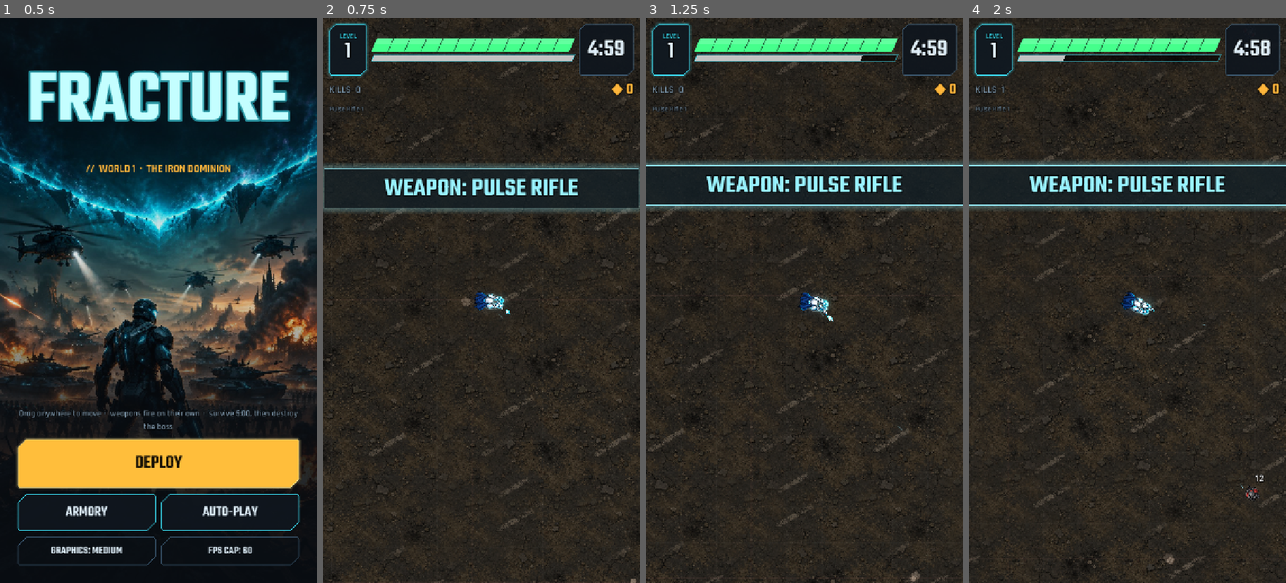
Above: before the commit, frames 1-4 (left to right).
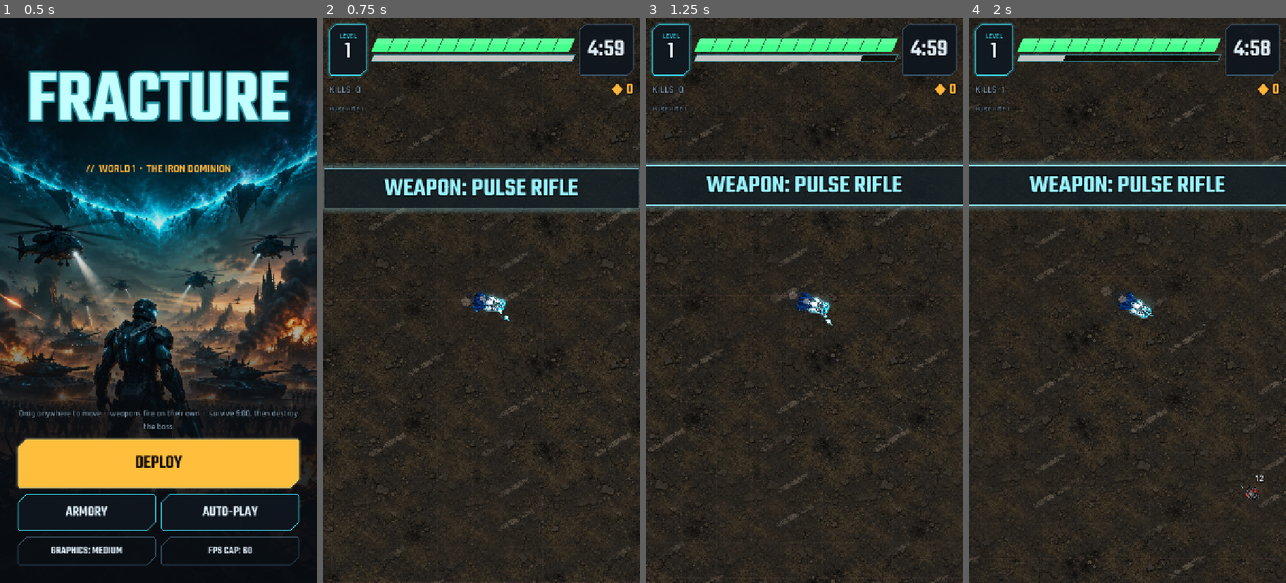
Above: after the commit, the same moments.

Repository: sachinpant3572/privateRepo
Game: Godot game, scene res://main.tscn
Same seed, same stepped clock (60 frames per second), same inputs: the game is played once before the commit and once after it.
Inputs (mouse positions are in pixels of both pictures, inside the frame that each line leads up to):
- Up to frame 1 (0.5 s): no input
- Up to frame 2 (0.75 s): click "AUTO-PLAY" at 0.5 s
- Up to frame 3 (1.25 s): no input
- Up to frame 4 (2 s): move the mouse to (1197, 272) at 1.27 s; hold Right (ui_right) from 1.28 s (still down); click (1197, 272) at 1.42 s

Frame 1 is identical in both runs. In frame 2, 0.3% of the frame differs, in the area x 46-99%, y 48-100%; in frame 3, 0.3%; in frame 4, 0.4%, in the area x 41-65%, y 47-97%.

Commit message:
Prototype: hero motion you can see on a phone; effects placed in world space
From the playtest: the hero looked like a static pointer.
- The hero turns toward its direction (14 rad/s) instead of snapping.
- A ground shadow toward the bottom-right that drifts and shrinks as the
  hero pops up on each step.
- A stride sized for the screen: shoulders swing in opposite directions
  like arms, a waddle, a step bounce, a slight stretch along the run, the
  gun bobbing on top of its aim, and a cape-like shear of the body; a
  faint motion trail at full speed. Clear breathing and a slow look-around
  when standing still.
- Fix: effect sprites (dust, afterimages, impact stars, rings) were given
  a global position before joining the world, so they landed offset by
  the camera. They now use world coordinates like the rest of the game.

Co-Authored-By: Claude Opus 5.5 <noreply@anthropic.com>
Claude-Session: https://claude.ai/code/session_01B6B1RY3KmdTeNszVusdmWc

Diff:
--- a/games/prototype/game.gd
+++ b/games/prototype/game.gd
@@ -1024,7 +1024,7 @@
 		hp = minf(max_hp, hp + heal)
 	ls_on = laststand > 0 and hp < max_hp * 0.35
 	hero.position = player
-	hero.rotation = facing.angle()
+	hero.face(facing.angle(), dt)
 	hero.move(move_vec, dash_t > 0.0)
 	hero.aim((_target() - player).angle() if _has_target() else facing.angle())
 	hero.modulate.a = 0.35 if invuln > 0.0 and int(t * 20.0) % 2 == 0 else 1.0
--- a/games/prototype/hero.gd
+++ b/games/prototype/hero.gd
@@ -29,6 +29,13 @@
 const HAND_PX := 54.0
 const AIM_LIMIT := 1.1  # How far the weapon turns from the body (radians).
 const FX_CAP := 28  # Most world effect sprites alive at once.
+const TURN_SPEED := 14.0  # Radians per second; the hero turns, it doesn't snap.
+const SHADOW_OFFSET := Vector2(7, 10)  # Screen pixels, light from the top-left.
+# Running, in body-texture pixels (the body is drawn at SIZE / TEX, about half).
+const STRIDE_SWAY := 9.0
+const STRIDE_SWING := 7.0  # Shoulders swing forward and back like arms.
+const STRIDE_WADDLE := 0.11
+const STRIDE_BOUNCE := 0.08
 # Recoil kick (0..1) and muzzle flash per weapon; "" = no flash.
 const RECOIL := {
 	"rifle": [0.35, "muzzle_plasma"], "scatter": [1.0, "muzzle"], "rail": [1.0, "muzzle_plasma"],
@@ -37,6 +44,7 @@
 	"sentry": [0.3, ""], "airstrike": [0.25, ""],
 }
 
+var shadow: Sprite2D
 var rig: Node2D  # Everything below; animated as one figure.
 var body: Sprite2D
 var back: Sprite2D
@@ -73,6 +81,8 @@
 var ghost_t := 0.0
 var dust_t := 0.0
 var back_kick := 0.0
+var trail_t := 0.0
+var lift := 0.0  # 0 on the ground .. 1 at the top of a stride.
 var dead := false
 var fx_alive := 0
 var fx_tex := {}  # Effect textures by name, loaded once.
@@ -80,6 +90,8 @@
 
 func setup(costume: Texture2D, glow_tex: Texture2D, ring: Texture2D) -> void:
 	scale = Vector2.ONE * SIZE / TEX
+	shadow = _layer(self, glow_tex, Vector2.ZERO, 120.0)
+	shadow.modulate = Color(0.0, 0.0, 0.0, 0.42)
 	aura = _layer(self, glow_tex, Vector2.ZERO, 150.0)
 	var add := CanvasItemMaterial.new()
 	add.blend_mode = CanvasItemMaterial.BLEND_MODE_ADD
@@ -205,6 +217,11 @@
 
 # --- Animation hooks (called by the game) -----------------------------------
 
+## Every frame: turn toward the movement direction (world angle).
+func face(world_angle: float, dt: float) -> void:
+	rotation = rotate_toward(rotation, world_angle, TURN_SPEED * dt)
+
+
 ## Every frame: how fast the hero moves (move vector, length 0..1).
 func move(move_vec: Vector2, dashing: bool) -> void:
 	speed_frac = move_vec.length()
@@ -216,7 +233,7 @@
 		dust_t -= get_process_delta_time()
 		if dust_t <= 0.0:
 			dust_t = 0.16
-			var feet := global_position - Vector2.from_angle(rotation) * 18.0
+			var feet := position - Vector2.from_angle(rotation) * 18.0
 			_fx_world("dust_puff", feet + Vector2(randf_range(-6, 6), randf_range(-6, 6)), 0.45, 14.0, 30.0, randf() * TAU, Color(1, 1, 1, 0.7))
 
 
@@ -254,7 +271,7 @@
 			_pulse(hand, 1.25, 0.22)  # Deploy gesture.
 		"airstrike":
 			_pulse(hand, 1.2, 0.3)
-			_fx_world("spark_star", hand.global_position, 0.25, 6.0, 18.0, 0.0, Color(1.0, 0.4, 0.3))
+			_fx_world("spark_star", get_parent().to_local(hand.global_position), 0.25, 6.0, 18.0, 0.0, Color(1.0, 0.4, 0.3))
 
 
 ## Phase Dash: stretch along the dash, speed streak and afterimages.
@@ -262,7 +279,7 @@
 	dash_t = 0.2
 	ghost_t = 0.0
 	squash = Vector2(1.45, 0.7)
-	_fx_world("dash_streak", global_position, 0.3, 70.0, 110.0, world_angle, Color(0.7, 0.95, 1.0, 0.9))
+	_fx_world("dash_streak", position, 0.3, 70.0, 110.0, world_angle, Color(0.7, 0.95, 1.0, 0.9))
 
 
 ## Shockwave Stomp: crouch, slam, and a ground ring.
@@ -271,9 +288,9 @@
 	var tw := rig.create_tween()
 	tw.tween_property(self, "squash", Vector2(1.25, 1.25), 0.08)
 	tw.tween_property(self, "squash", Vector2.ONE, 0.2)
-	_fx_world("shock_ring", global_position, 0.4, 20.0, radius * 2.0, 0.0, Color(0.7, 0.95, 1.0, 0.9))
+	_fx_world("shock_ring", position, 0.4, 20.0, radius * 2.0, 0.0, Color(0.7, 0.95, 1.0, 0.9))
 	for k in 5:
-		var at := global_position + Vector2.from_angle(TAU * k / 5.0) * 26.0
+		var at := position + Vector2.from_angle(TAU * k / 5.0) * 26.0
 		_fx_world("dust_puff", at, 0.5, 18.0, 40.0, randf() * TAU, Color(1, 1, 1, 0.8))
 
 
@@ -282,13 +299,13 @@
 	glow = minf(1.0, 0.4 + strength * 0.3)
 	glow_color = color
 	squash = Vector2.ONE * (1.0 + 0.12 * minf(strength, 2.0))
-	_fx_world("power_burst", global_position, 0.35 + 0.15 * strength, 30.0, 90.0 + 60.0 * minf(strength, 2.0), randf() * TAU, color.lightened(0.3), true)
+	_fx_world("power_burst", position, 0.35 + 0.15 * strength, 30.0, 90.0 + 60.0 * minf(strength, 2.0), randf() * TAU, color.lightened(0.3), true)
 
 
 func hurt() -> void:
 	flinch = 1.0
 	squash = Vector2(0.88, 1.1)
-	_fx_world("spark_star", global_position + Vector2(randf_range(-10, 10), randf_range(-10, 10)), 0.2, 10.0, 26.0, randf() * TAU, Color(1.0, 0.5, 0.4))
+	_fx_world("spark_star", position + Vector2(randf_range(-10, 10), randf_range(-10, 10)), 0.2, 10.0, 26.0, randf() * TAU, Color(1.0, 0.5, 0.4))
 
 
 func dodge() -> void:
@@ -297,11 +314,11 @@
 
 func shield_hit() -> void:
 	_pulse(bubble, 1.35, 0.25)
-	_fx_world("spark_electric", global_position, 0.25, 30.0, 60.0, randf() * TAU, Color(0.6, 0.9, 1.0))
+	_fx_world("spark_electric", position, 0.25, 30.0, 60.0, randf() * TAU, Color(0.6, 0.9, 1.0))
 
 
 func heal() -> void:
-	_fx_world("heal_glow", global_position, 0.6, 30.0, 70.0, 0.0, Color(1, 1, 1, 0.9), true)
+	_fx_world("heal_glow", position, 0.6, 30.0, 70.0, 0.0, Color(1, 1, 1, 0.9), true)
 
 
 func die() -> void:
@@ -310,6 +327,7 @@
 	tw.tween_property(rig, "rotation", rig.rotation + TAU * 1.5, 0.7).set_ease(Tween.EASE_OUT)
 	tw.tween_property(rig, "scale", Vector2.ONE * 0.55, 0.7)
 	tw.tween_property(rig, "modulate", Color(0.45, 0.45, 0.5, 0.8), 0.7)
+	body.skew = 0.0
 
 
 func revive(effects: bool = true) -> void:
@@ -334,16 +352,44 @@
 func _process(delta: float) -> void:
 	t += delta
 	if not dead:
-		# Walk cycle: a side sway and a step bounce, faster when moving fast.
-		step += delta * (6.0 + 8.0 * speed_frac)
-		var sway := sin(step) * 3.0 * speed_frac
-		var bounce := 1.0 + 0.045 * absf(sin(step)) * speed_frac
-		var breathe := 1.0 + 0.02 * sin(t * 2.4) * (1.0 - speed_frac)
+		# Stride: one full cycle is two steps. Faster when moving fast.
+		step += delta * (8.0 + 7.0 * speed_frac)
+		var run := speed_frac
+		var idle := 1.0 - speed_frac
+		var stride := sin(step)
+		lift = absf(stride) * run
+		var bounce := 1.0 + STRIDE_BOUNCE * lift
+		var breathe := 1.0 + 0.035 * sin(t * 2.6) * idle
 		squash = squash.lerp(Vector2.ONE, minf(1.0, delta * 9.0))
-		rig.scale = Vector2(bounce * breathe, breathe / bounce) * squash
-		rig.position = Vector2(-recoil * 6.0, sway)
-		rig.rotation = lean
-		hand_pivot.rotation = lerp_angle(hand_pivot.rotation, aim_angle, minf(1.0, delta * 14.0))
+		# Running stretches slightly along the run and pops up on each step.
+		rig.scale = Vector2(bounce * breathe * (1.0 + 0.05 * run), breathe * bounce * (1.0 - 0.03 * run)) * squash
+		rig.position = Vector2(-recoil * 8.0, stride * STRIDE_SWAY * run)
+		# A waddle with each step, the lean into turns, and a slow look-around when still.
+		rig.rotation = lean + stride * STRIDE_WADDLE * run + sin(t * 0.9) * 0.07 * idle
+		# Shoulders swing in opposite directions, like arms pumping.
+		for k in shoulders.size():
+			var s: Sprite2D = shoulders[k]
+			s.position.x = SHOULDER.x + stride * STRIDE_SWING * run * (1.0 if k == 0 else -1.0)
+		helmet.position = HEAD + Vector2(stride * 2.0 * run, 0.0)
+		# The body shears a little, like a cape catching the air.
+		body.skew = stride * 0.12 * run + sin(t * 3.0) * 0.03 * idle
+		# The weapon bobs with the stride on top of its aim.
+		var gun_bob := cos(step) * 0.14 * run
+		hand_pivot.rotation = lerp_angle(hand_pivot.rotation, aim_angle + gun_bob, minf(1.0, delta * 14.0))
+		hand_pivot.position = HAND_PIVOT + Vector2(-absf(cos(step)) * 3.0 * run, 0.0)
+		# A faint motion trail at full speed.
+		if run > 0.85:
+			trail_t -= delta
+			if trail_t <= 0.0:
+				trail_t = 0.07
+				_ghost(Color(0.6, 0.9, 1.0, 0.22), Vector2.ZERO)
+	# The shadow stays toward the bottom-right in screen space and drifts out
+	# and shrinks a little as the hero pops up on each step.
+	var off := (SHADOW_OFFSET * (1.0 + 0.6 * lift)) / scale.x
+	shadow.position = off.rotated(-rotation)
+	var sh := 120.0 / shadow.texture.get_width() * (1.0 - 0.12 * lift)
+	shadow.scale = Vector2(sh, sh * 0.8)
+	shadow.rotation = -rotation
 	recoil = maxf(0.0, recoil - delta * 6.0)
 	jitter = maxf(0.0, jitter - delta * 3.0)
 	hand.position = Vector2(HAND_REACH - recoil * 14.0, 0.0) + Vector2(randf_range(-1, 1), randf_range(-1, 1)) * 3.0 * jitter
@@ -430,10 +476,11 @@
 		return
 	var g := Sprite2D.new()
 	g.texture = body.texture
-	g.global_position = global_position + offset
-	g.rotation = rotation
+	g.modulate = color
+	# Same parent as the hero, so the hero's own transform places it.
+	g.position = position + offset
+	g.rotation = rotation + rig.rotation
 	g.scale = scale * rig.scale
-	g.modulate = color
 	get_parent().add_child(g)
 	get_parent().move_child(g, get_index())
 	_track(g, 0.25)
@@ -442,7 +489,8 @@
 
 
 ## A one-shot effect sprite in the world: it grows from size0 to size1 pixels
-## and fades out. behind = drawn under the hero.
+## and fades out. `at` is in world coordinates (the hero's parent), like the
+## game's positions. behind = drawn under the hero.
 func _fx_world(fx_name: String, at: Vector2, life: float, size0: float, size1: float, rot: float, color: Color, behind: bool = false) -> void:
 	if fx_alive >= FX_CAP or get_parent() == null:
 		return
@@ -451,11 +499,11 @@
 		return
 	var s := Sprite2D.new()
 	s.texture = tex
-	s.global_position = at
-	s.rotation = rot
 	s.modulate = color
 	var w := float(tex.get_width())
 	s.scale = Vector2.ONE * size0 / w
+	s.position = at
+	s.rotation = rot
 	get_parent().add_child(s)
 	if behind:
 		get_parent().move_child(s, get_index())
